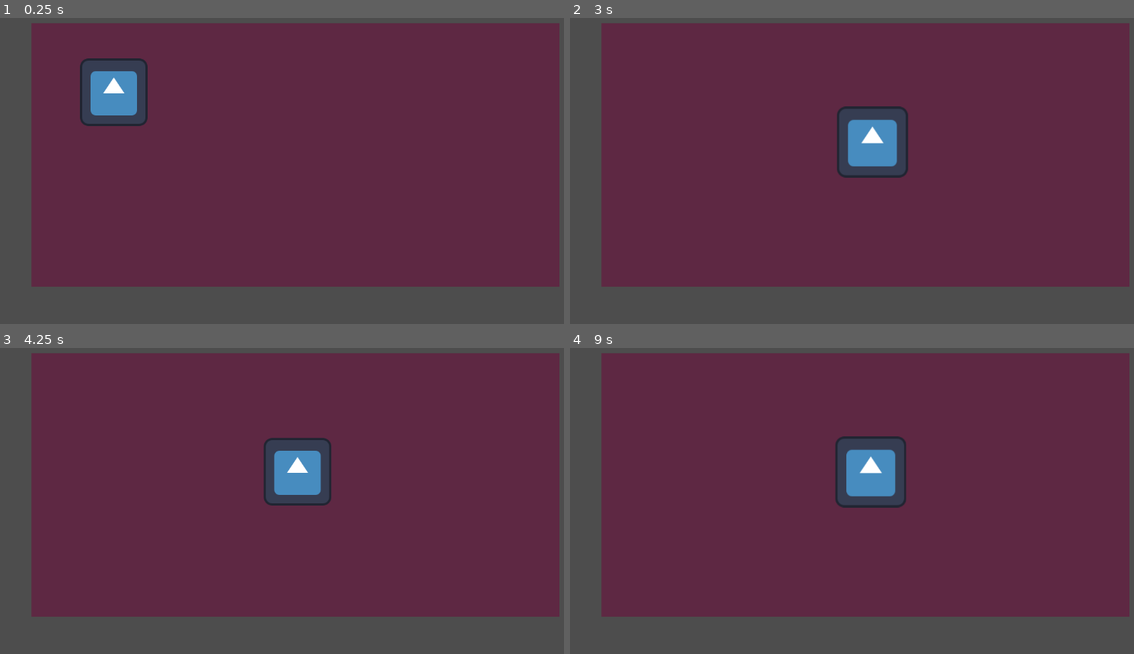
Above: before the commit, frames 1-4 (two rows, left to right).
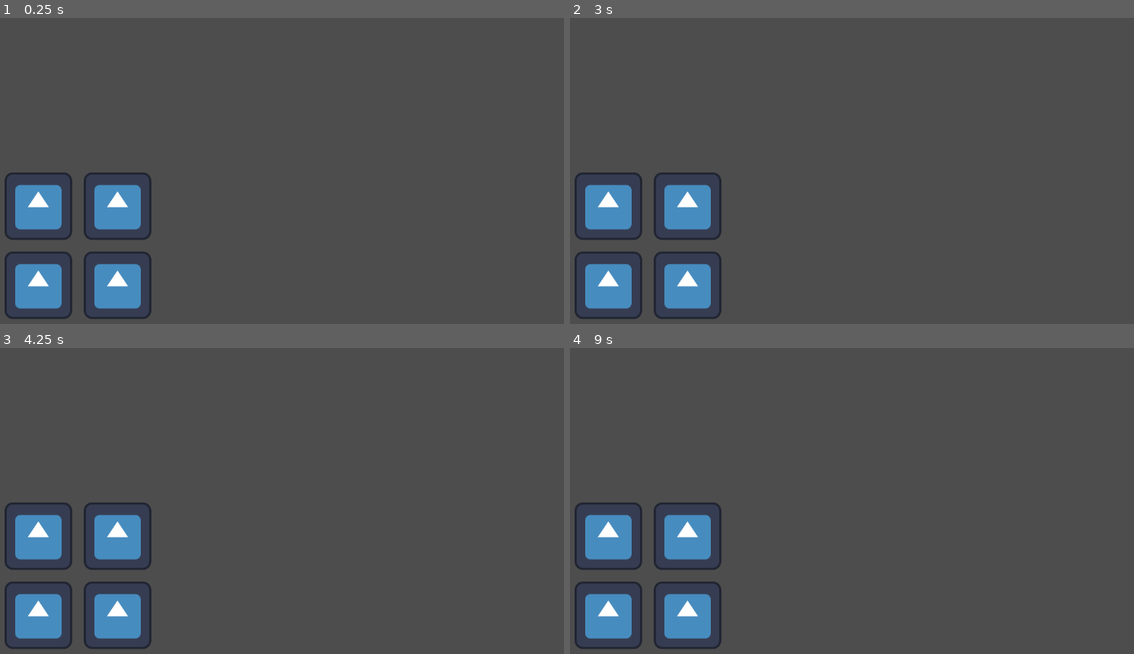
Above: after the commit, the same moments.

Repository: irisistible/ENG287-Project
Game: Godot game, scene res://Scenes/PuzzleScene.tscn
Two runs of this game, one before a commit and one after it. Both use one fixed random seed, a clock stepped at 60 frames per second and the inputs below. Before the commit the project starts from res://game.tscn. The engine's default icon, where the game draws it, is replaced by a stand-in: a white triangle on a blue panel in a dark square.
Inputs (mouse positions are in pixels of both pictures, inside the frame that each line leads up to):
- Up to frame 1 (0.25 s): no input
- Up to frame 2 (3 s): tap Enter at 0.5, 2 s; move the mouse to (682, 91) at 0.52 s; press the mouse at (682, 91) at 0.53 s; tap Space at 1.25, 2.75 s; move the mouse to (1043, 216) at 1.27 s; release the mouse at (1043, 216) at 1.28 s; click (1043, 216) at 1.35 s; move the mouse to (677, 115) at 2.02 s; press the mouse at (677, 115) at 2.03 s; move the mouse to (891, 164) at 2.77 s; release the mouse at (891, 164) at 2.78 s; click (891, 164) at 2.85 s
- Up to frame 3 (4.25 s): tap Enter at 3.5 s; move the mouse to (197, 409) at 3.52 s; press the mouse at (197, 409) at 3.53 s
- Up to frame 4 (9 s): tap Space at 4.25 s; move the mouse to (993, 479) at 4.27 s; release the mouse at (993, 479) at 4.28 s; click (993, 479) at 4.35 s; move the mouse to (739, 513) at 5.02 s; press the mouse at (739, 513) at 5.03 s; move the mouse to (919, 421) at 5.77 s; release the mouse at (919, 421) at 5.78 s; click (919, 421) at 5.85 s; move the mouse to (829, 565) at 6.52 s; press the mouse at (829, 565) at 6.53 s; move the mouse to (1043, 546) at 7.27 s; release the mouse at (1043, 546) at 7.28 s; click (1043, 546) at 7.35 s; move the mouse to (677, 445) at 8.02 s; press the mouse at (677, 445) at 8.03 s; move the mouse to (891, 494) at 8.77 s; release the mouse at (891, 494) at 8.78 s; click (891, 494) at 8.85 s

The runs differ from the first frame. In frame 1, 82% of the frame differs, in the area x 0-100%, y 1-99%; in frame 2, 82%; in frame 3, 82%; in frame 4, 82%.

Commit message:
Added some shit

Diff:
--- /dev/null
+++ b/Data/Level1.tres
@@ -0,0 +1,47 @@
+[gd_resource type="Resource" script_class="PuzzleData" format=3 uid="uid://buaa0atpxbi1u"]
+
+[ext_resource type="Script" uid="uid://cspd5r0e6my3i" path="res://Scripts/Child.gd" id="1_m0xj1"]
+[ext_resource type="Script" uid="uid://cc7mug34k4mtt" path="res://Scripts/Present.gd" id="2_we72x"]
+[ext_resource type="Texture2D" uid="uid://ct08gkkypcyjg" path="res://icon.svg" id="3_we72x"]
+[ext_resource type="Script" uid="uid://bsul2uc068mgc" path="res://Scripts/PuzzleData.gd" id="3_yssrq"]
+[ext_resource type="Script" uid="uid://8m55mkd317ka" path="res://Scripts/Wrapping.gd" id="4_6ycta"]
+
+[sub_resource type="Resource" id="Resource_yssrq"]
+script = ExtResource("1_m0xj1")
+display_name = "Child1"
+metadata/_custom_type_script = "uid://cspd5r0e6my3i"
+
+[sub_resource type="Resource" id="Resource_we72x"]
+script = ExtResource("1_m0xj1")
+metadata/_custom_type_script = "uid://cspd5r0e6my3i"
+
+[sub_resource type="Resource" id="Resource_6ycta"]
+script = ExtResource("2_we72x")
+display_name = "Present1"
+icon = ExtResource("3_we72x")
+color = Color(0, 0, 0.83137256, 1)
+metadata/_custom_type_script = "uid://cc7mug34k4mtt"
+
+[sub_resource type="Resource" id="Resource_c6o8p"]
+script = ExtResource("2_we72x")
+icon = ExtResource("3_we72x")
+metadata/_custom_type_script = "uid://cc7mug34k4mtt"
+
+[sub_resource type="Resource" id="Resource_li17d"]
+script = ExtResource("4_6ycta")
+display_name = "Wrapping1"
+texture = ExtResource("3_we72x")
+metadata/_custom_type_script = "uid://8m55mkd317ka"
+
+[sub_resource type="Resource" id="Resource_cjjcu"]
+script = ExtResource("4_6ycta")
+texture = ExtResource("3_we72x")
+metadata/_custom_type_script = "uid://8m55mkd317ka"
+
+[resource]
+script = ExtResource("3_yssrq")
+presents = Array[ExtResource("2_we72x")]([SubResource("Resource_6ycta"), SubResource("Resource_c6o8p")])
+wrappings = Array[ExtResource("4_6ycta")]([SubResource("Resource_li17d"), SubResource("Resource_cjjcu")])
+children = Array[ExtResource("1_m0xj1")]([SubResource("Resource_yssrq"), SubResource("Resource_we72x")])
+num_children = 2
+metadata/_custom_type_script = "uid://bsul2uc068mgc"
--- a/gift_1.tscn
+++ b/Draggable.tscn
@@ -1,6 +1,6 @@
 [gd_scene format=3 uid="uid://bvgbi4oj44v0d"]
 
-[ext_resource type="Script" uid="uid://bvmqgqd5hg456" path="res://gift.gd" id="1_6xsdi"]
+[ext_resource type="Script" uid="uid://bvmqgqd5hg456" path="res://Scripts/Draggable.gd" id="1_6xsdi"]
 [ext_resource type="Texture2D" uid="uid://ct08gkkypcyjg" path="res://icon.svg" id="2_56evo"]
 
 [sub_resource type="RectangleShape2D" id="RectangleShape2D_56evo"]
--- /dev/null
+++ b/Scenes/PuzzleScene.tscn
@@ -0,0 +1,12 @@
+[gd_scene format=3 uid="uid://fo68b8oqx5v4"]
+
+[ext_resource type="Script" uid="uid://db0t7m1k3cdje" path="res://Scripts/PuzzleScene.gd" id="1_mbnby"]
+[ext_resource type="Resource" uid="uid://buaa0atpxbi1u" path="res://Data/Level1.tres" id="2_7hccu"]
+[ext_resource type="PackedScene" uid="uid://bvgbi4oj44v0d" path="res://Draggable.tscn" id="3_i3onv"]
+[ext_resource type="PackedScene" uid="uid://cfxo6ia2mv0wc" path="res://Slot.tscn" id="4_kyclr"]
+
+[node name="PuzzleScene" type="Node2D" unique_id=1880579972]
+script = ExtResource("1_mbnby")
+puzzle_data = ExtResource("2_7hccu")
+draggable_scene = ExtResource("3_i3onv")
+slot_scene = ExtResource("4_kyclr")
--- /dev/null
+++ b/Scenes/game.tscn
@@ -0,0 +1,7 @@
+[gd_scene format=3 uid="uid://bdv6j3c8ypcti"]
+
+[ext_resource type="PackedScene" uid="uid://qv8kyqu3oafp" path="res://level_1.tscn" id="1_ebmjs"]
+
+[node name="Game" type="Node2D" unique_id=654347366]
+
+[node name="level1" parent="." unique_id=1246113248 instance=ExtResource("1_ebmjs")]
--- a/gift.gd
+++ b/Scripts/Draggable.gd
@@ -5,6 +5,9 @@
 var body_ref
 var offset: Vector2
 var initialPos: Vector2
+var index: int
+var category: int
+var puzzle_scene
 
 # Called when the node enters the scene tree for the first time.
 func _ready() -> void:
@@ -38,12 +41,16 @@
 		scale = Vector2(1, 1)
 
 func _on_area_2d_body_entered(body:StaticBody2D):
-	if body.is_in_group('slot'):
+	if body.is_in_group("child_slot"):
 		is_inside_slot = true
 		body.modulate = Color(Color.REBECCA_PURPLE, 1)
 		body_ref = body
+		# TODO: move this to mouse release function
+		puzzle_scene.on_dropped(category, index, body.index)
 
 func _on_area_2d_body_exited(body):
-	if body.is_in_group('slot'):
+	if body.is_in_group("child_slot"):
 		is_inside_slot = false
 		body.modulate = Color(Color.MEDIUM_PURPLE, 0.7)
+		# TODO: move this to mouse up or when we pick up
+		puzzle_scene.on_removed(category, index, body.index)
--- /dev/null
+++ b/Scripts/PuzzleScene.gd
@@ -0,0 +1,62 @@
+class_name PuzzleScene
+extends Node2D
+
+@export var puzzle_data: PuzzleData
+@export var draggable_scene: PackedScene  # your draggable Node2D scene
+@export var slot_scene: PackedScene       # your StaticBody2D slot scene
+
+var puzzle: Puzzle
+
+func _ready() -> void:
+	puzzle = Puzzle.new(puzzle_data)
+	_spawn_children()
+	_spawn_presents()
+	_spawn_wrappings()
+
+func _spawn_children() -> void:
+	for i in puzzle.n:
+		var slot = slot_scene.instantiate()
+		slot.position = Vector2(i * 150 + 100, 100)  # lay them out however fits your game
+		slot.add_to_group("child_slot")
+		slot.index = i
+		add_child(slot)
+	for i in puzzle.n:
+		var slot = slot_scene.instantiate()
+		slot.position = Vector2(i * 150 + 100, 250)  # lay them out however fits your game
+		slot.add_to_group("child_slot")
+		slot.index = i
+		add_child(slot)
+
+func _spawn_presents() -> void:
+	for i in puzzle.n:
+		var draggable = draggable_scene.instantiate()
+		draggable.position = Vector2(i * 150 + 100, 400)
+		draggable.index = i
+		draggable.category = 0  # 0 = present
+		draggable.puzzle_scene = self
+		add_child(draggable)
+
+func _spawn_wrappings() -> void:
+	for i in puzzle.n:
+		var draggable = draggable_scene.instantiate()
+		draggable.position = Vector2(i * 150 + 100, 550)
+		draggable.index = i
+		draggable.category = 1  # 1 = wrapping
+		draggable.puzzle_scene = self
+		add_child(draggable)
+
+# Called by a draggable when it lands in a slot
+func on_dropped(category: int, item_index: int, child_index: int) -> void:
+	if category == 0:
+		puzzle.assign_present(child_index, item_index)
+	else:
+		puzzle.assign_wrapping(child_index, item_index)
+
+	if puzzle.is_solved():
+		print("Puzzle solved!")
+
+func on_removed(category: int, item_index: int, child_index: int) -> void:
+	if category == 0:
+		puzzle.assign_present(child_index, -1)
+	else:
+		puzzle.assign_wrapping(child_index, -1)
--- a/slot.gd
+++ b/Scripts/Slot.gd
@@ -1,5 +1,6 @@
 extends StaticBody2D
 
+var index: int
 
 # Called when the node enters the scene tree for the first time.
 func _ready() -> void:
--- a/slot_1.tscn
+++ b/Slot.tscn
@@ -1,11 +1,11 @@
 [gd_scene format=3 uid="uid://cfxo6ia2mv0wc"]
 
-[ext_resource type="Script" uid="uid://xmh74si2m5fp" path="res://slot.gd" id="1_5grhy"]
+[ext_resource type="Script" uid="uid://xmh74si2m5fp" path="res://Scripts/Slot.gd" id="1_otx1m"]
 
 [sub_resource type="RectangleShape2D" id="RectangleShape2D_pyseu"]
 
 [node name="slot1" type="StaticBody2D" unique_id=1076891376 groups=["slot"]]
-script = ExtResource("1_5grhy")
+script = ExtResource("1_otx1m")
 
 [node name="CollisionShape2D" type="CollisionShape2D" parent="." unique_id=2088549518]
 shape = SubResource("RectangleShape2D_pyseu")
--- a/game.tscn
+++ /dev/null
@@ -1,7 +0,0 @@
-[gd_scene format=3 uid="uid://bdv6j3c8ypcti"]
-
-[ext_resource type="PackedScene" uid="uid://qv8kyqu3oafp" path="res://level_1.tscn" id="1_80nbo"]
-
-[node name="Game" type="Node2D" unique_id=654347366]
-
-[node name="level1" parent="." unique_id=1246113248 instance=ExtResource("1_80nbo")]
--- a/level_1.tscn
+++ b/level_1.tscn
@@ -1,7 +1,7 @@
 [gd_scene format=3 uid="uid://qv8kyqu3oafp"]
 
-[ext_resource type="PackedScene" uid="uid://bvgbi4oj44v0d" path="res://gift_1.tscn" id="1_hbghi"]
-[ext_resource type="PackedScene" uid="uid://cfxo6ia2mv0wc" path="res://slot_1.tscn" id="2_hn12h"]
+[ext_resource type="PackedScene" uid="uid://bvgbi4oj44v0d" path="res://Draggable.tscn" id="1_hbghi"]
+[ext_resource type="PackedScene" uid="uid://cfxo6ia2mv0wc" path="res://Slot.tscn" id="2_hn12h"]
 
 [node name="level1" type="Node2D" unique_id=1246113248]
 
--- a/project.godot
+++ b/project.godot
@@ -11,7 +11,7 @@
 [application]
 
 config/name="ENG287 Project"
-run/main_scene="uid://bdv6j3c8ypcti"
+run/main_scene="uid://fo68b8oqx5v4"
 config/features=PackedStringArray("4.6", "GL Compatibility")
 config/icon="res://icon.svg"
 
Renamed: gift.gd.uid -> Scripts/Draggable.gd.uid
Not shown, added: Scripts/PuzzleScene.gd.uid
Renamed: slot.gd.uid -> Scripts/Slot.gd.uid
